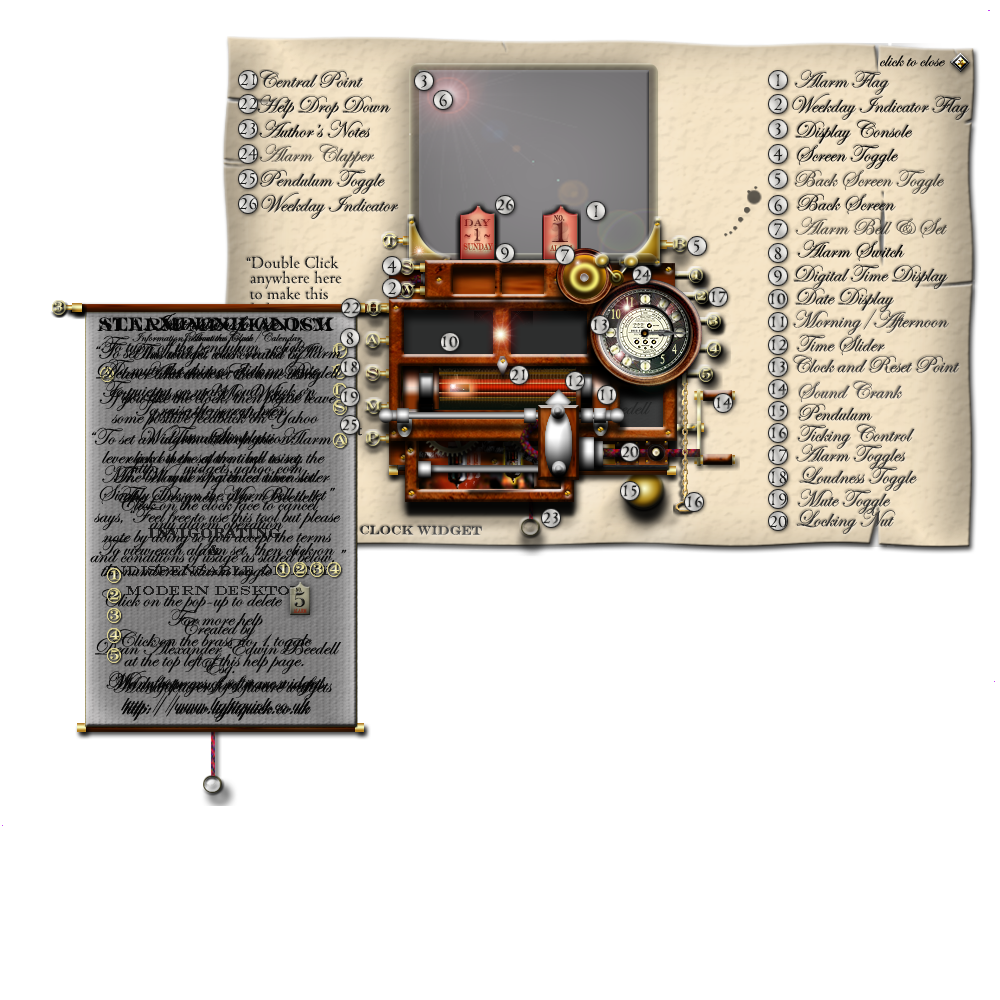
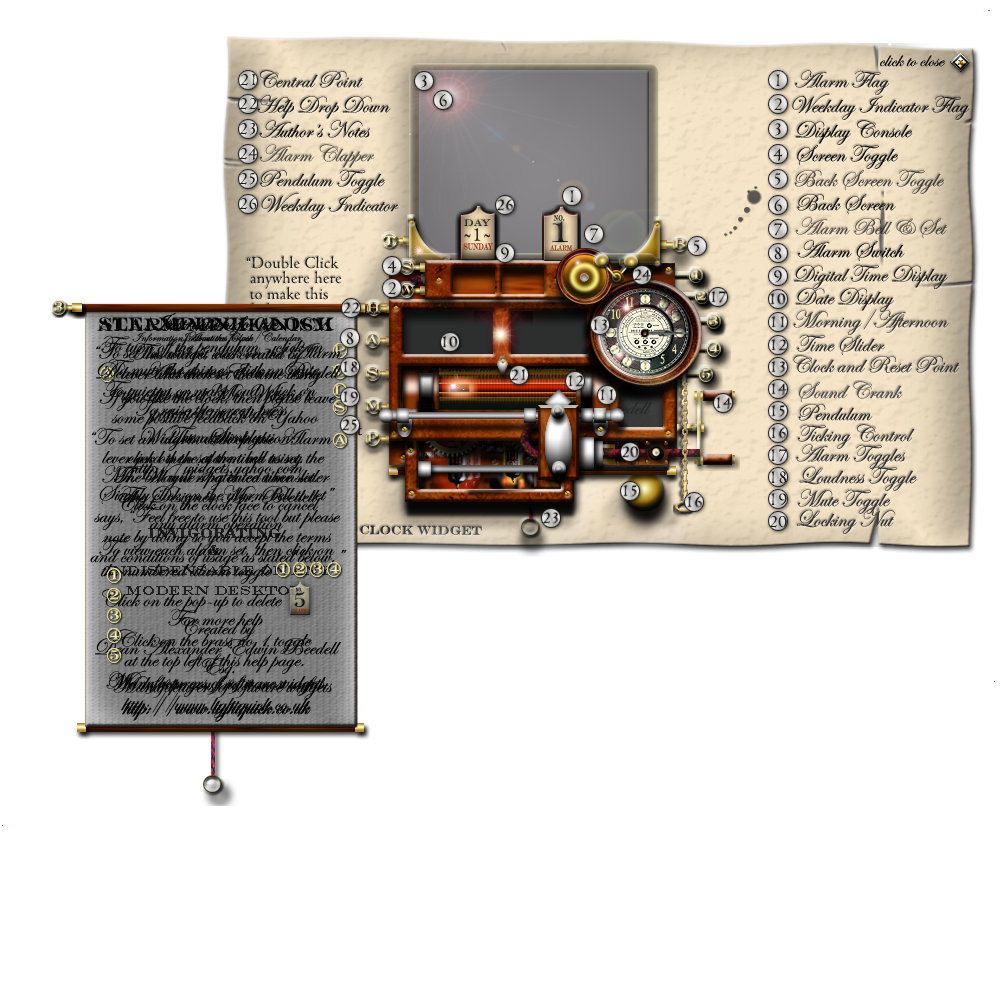
Two versions of the same layered image (1000px x 1000px). Layer-by-layer changes:
painted on "labellayer" over [456, 184, 610, 269]
